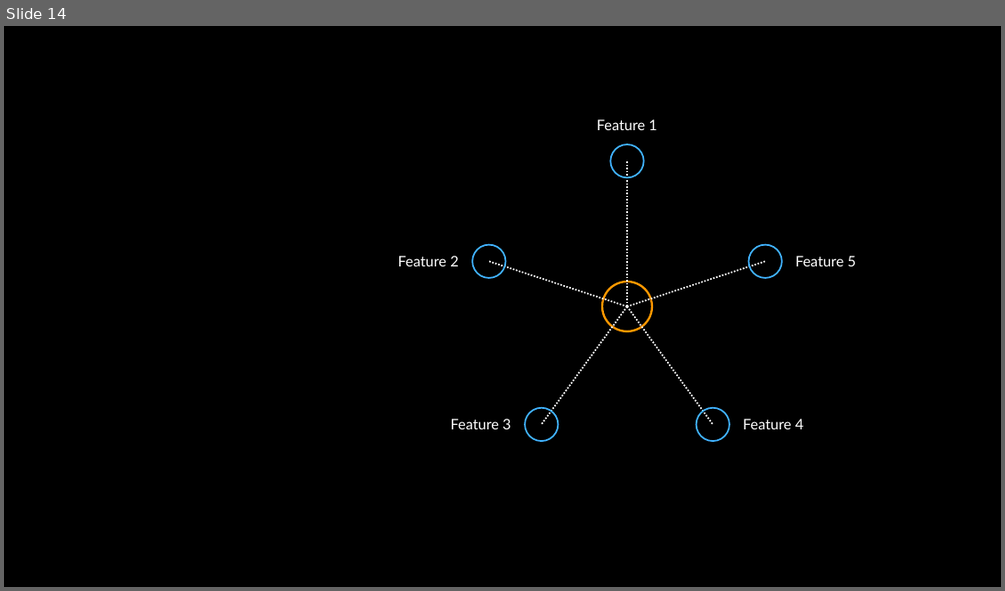
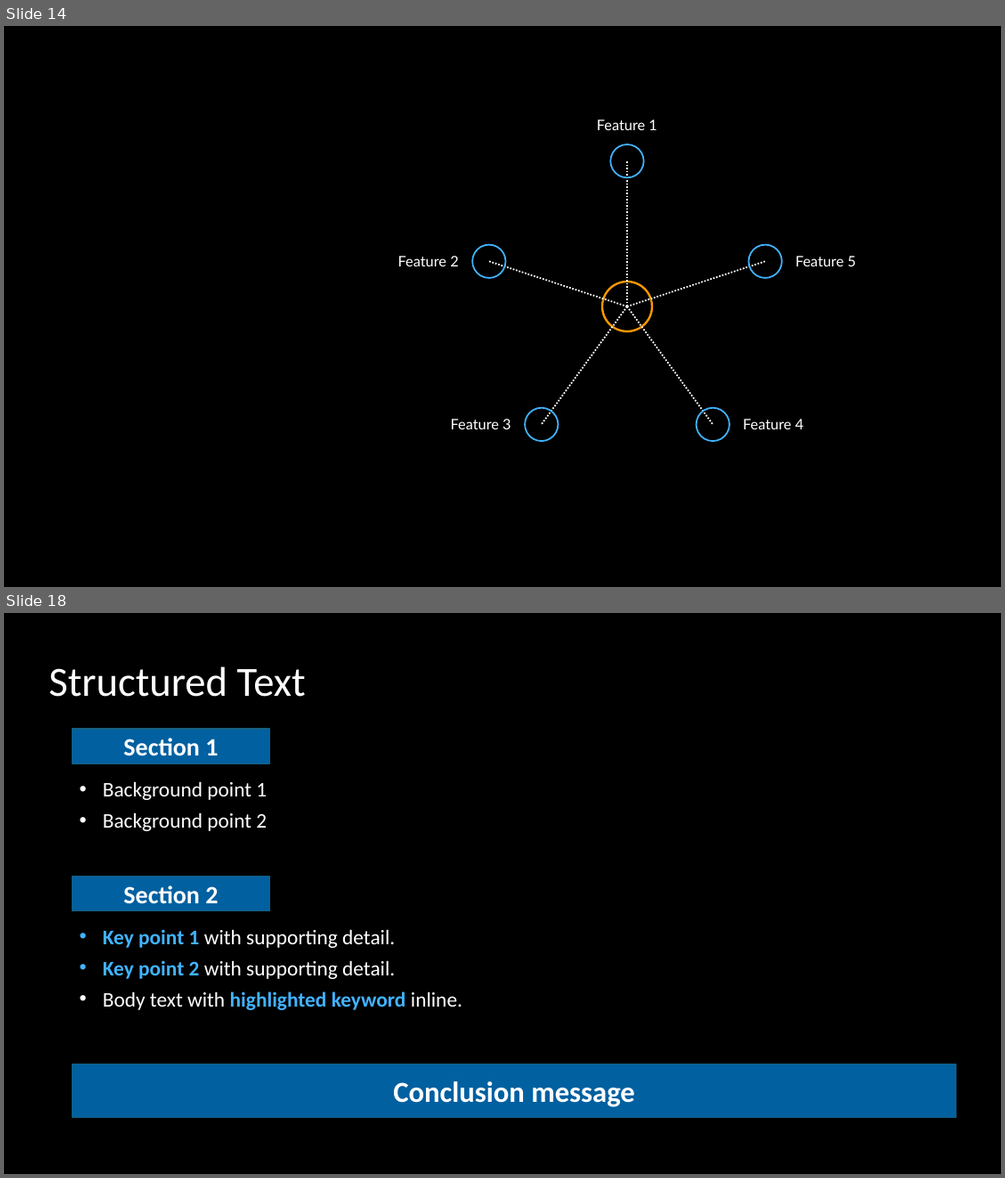
Before and after one commit to aws-samples/sample-spec-driven-presentation-maker, a slide deck: skill/references/examples/patterns.pptx. Shown one above the other, each under a label of ours: slide 14 before the commit, slides 14 and 18 after it; the slides between them are not shown. The pictures are 1005x591 and 1005x1178 pixels, drawn with LibreOffice and Linux fonts; fonts in the diff are those of the drawing. Boxes give left, top, right and bottom in pixels: in the first picture for what was removed or moved away, otherwise in the second. Text is boxed around its words. In the diff, an @@ line names an element or a change of style, - is before the commit and + after.

Commit message:
✨ feat(examples): update patterns.pptx — improved arc-list, add section-stack
Sync from internal

```diff
--- a/skill/references/examples/patterns.pptx
+++ b/skill/references/examples/patterns.pptx
@@ slide 18 added at (4,613,1001,1174), background #000000 @@
@@ title added at (48,666,306,697), 40 pt, text #FFFFFF @@
+Structured Text
@@ rectangle added at (72,729,270,764), fill #0060A0, outline #156082 1 pt, 24 pt, text #FFFFFF, bold @@
+Section 1
@@ text added at (103,781,267,831), 20 pt, text #FFFFFF @@
+• Background point 1
+• Background point 2
@@ rectangle added at (72,876,270,911), fill #0060A0, outline #156082 1 pt, 24 pt, text #FFFFFF, bold @@
+Section 2
@@ text added at (103,929,462,1010), 20 pt, text #FFFFFF @@
+• Key point 1 with supporting detail.
+• Key point 2 with supporting detail.
+• Body text with highlighted keyword inline.
@@ rectangle added at (72,1064,956,1118), fill #0060A0, outline #156082 1 pt, 28 pt, text #FFFFFF, bold @@
+Conclusion message
```
Also in this commit, not shown: 8 slides changed, 3 other slides added.
